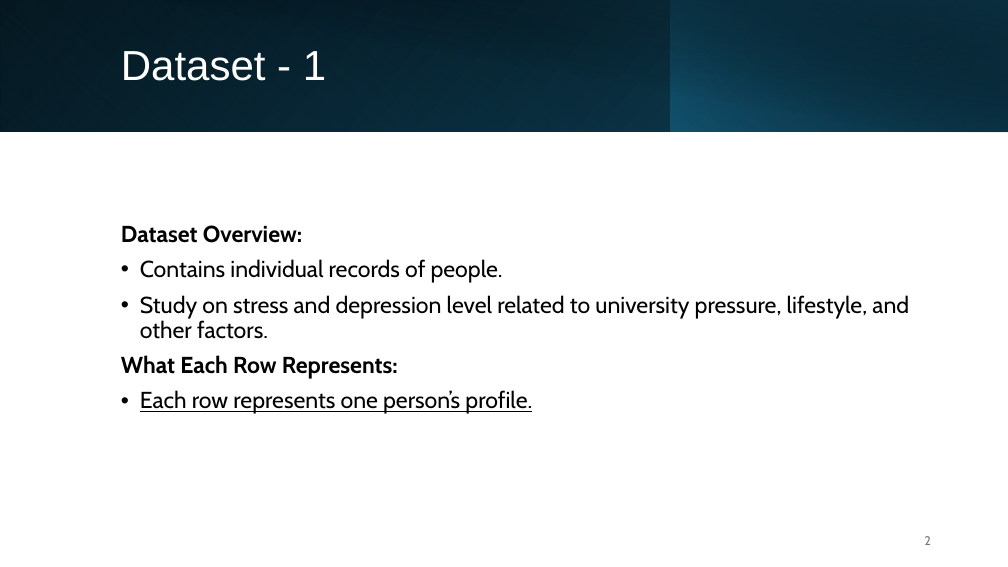
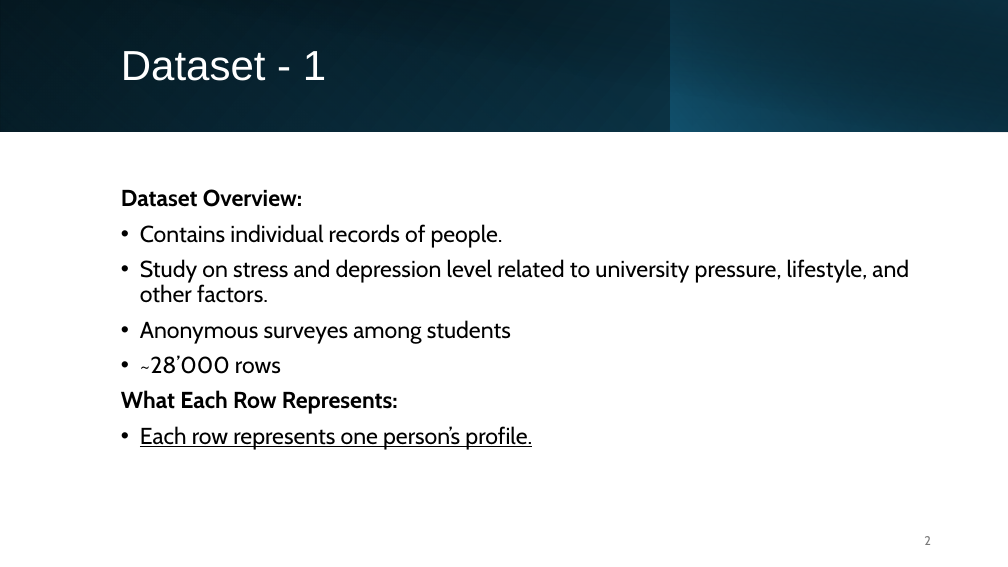
Before and after one commit to MicheaColautti/DataScience-Prog1, a slide deck: slide 2 of Doc/Project 1 - Final presentation.pptx. Drawn at 1008x567 pixels with LibreOffice and Linux fonts; fonts in the diff are those of the drawing. Boxes give left, top, right and bottom in pixels: in the first picture for what was removed or moved away, otherwise in the second. Text is boxed around its words. In the diff, an @@ line names an element or a change of style, - is before the commit and + after.

```diff
--- a/Doc/Project 1 - Final presentation.pptx
+++ b/Doc/Project 1 - Final presentation.pptx
@@ text at (140, 320, 511, 374): paragraphs added @@
+• Anonymous surveyes among students
+• ~28’000 rows
```
